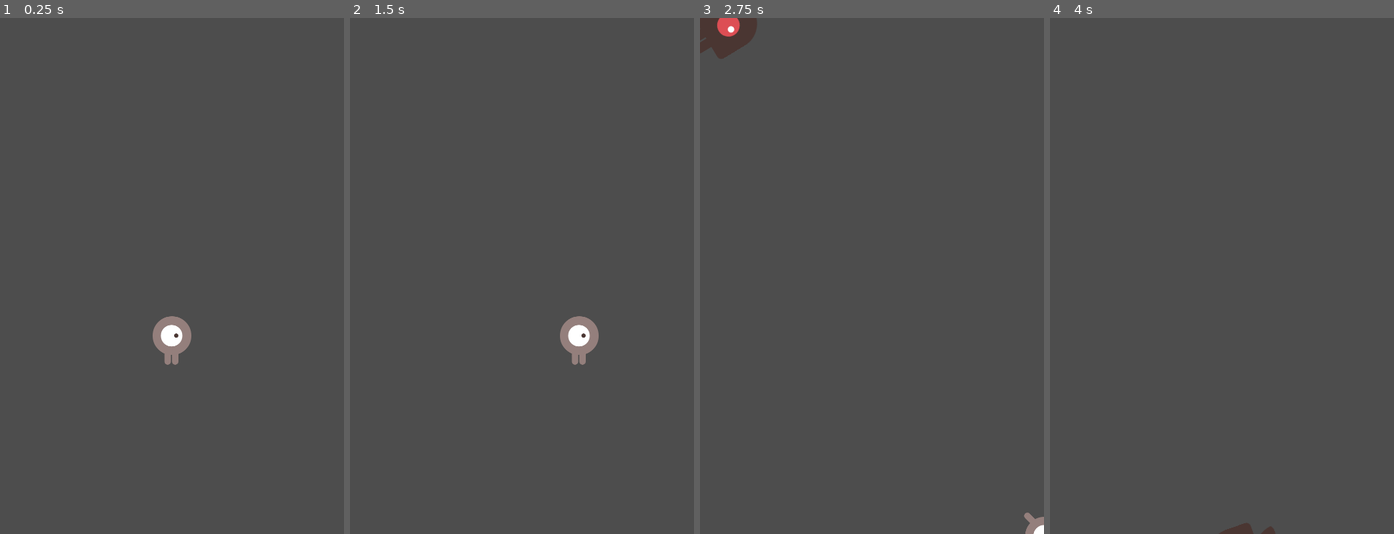
Above: before the commit, frames 1-4 (left to right).
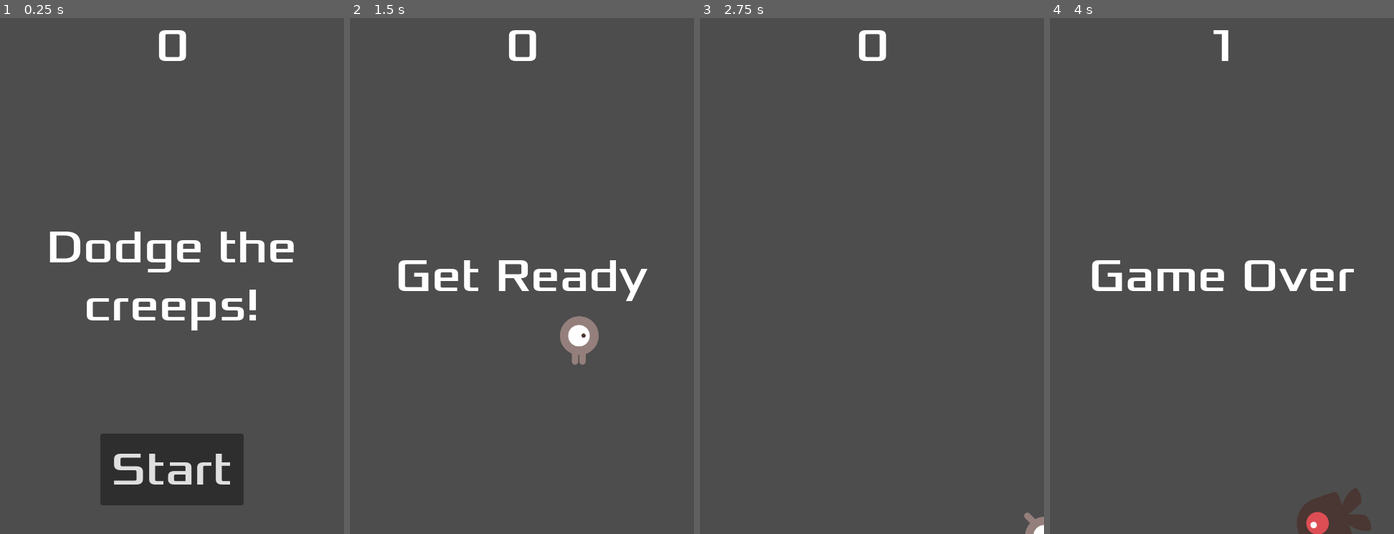
Above: after the commit, the same moments.

Repository: FerrisEvans/dodge-the-creeps
Game: Godot game, scene res://main.tscn
Same seed, same stepped clock (60 frames per second), same inputs: the game is played once before the commit and once after it.
Inputs (mouse positions are in pixels of both pictures, inside the frame that each line leads up to):
- Up to frame 1 (0.25 s): no input
- Up to frame 2 (1.5 s): click (522, 472) at 0.5 s, where only the run after the commit has a clickable "Start"; tap Enter at 1.25 s; hold Right (move_right) from 1.28 s (still down)
- Up to frame 3 (2.75 s): release Right (move_right) at 2.03 s; hold Down (move_down) from 2.03 s (still down)
- Up to frame 4 (4 s): release Down (move_down) at 2.78 s; hold Right (move_right) 2.78-3.53 s; hold Up (move_up) from 3.53 s (still down)

The runs differ from the first frame. In frame 1, 9.6% of the frame differs, in the area x 14-86%, y 2-95%; in frame 2, 2.1%; in frame 3, 1.3%; in frame 4, 3.3%.

Commit message:
feat: game complete

Diff:
--- /dev/null
+++ b/hud.gd
@@ -0,0 +1,38 @@
+extends CanvasLayer
+
+# Notifies `Main` node that the button has been pressed
+signal start_game
+
+func show_message(text):
+	$Message.text = text
+	$Message.show()
+	$MessageTimer.start()
+
+func show_game_over():
+	show_message("Game Over")
+	# Wait until the MessageTimer has counted down.
+	await $MessageTimer.timeout
+
+	$Message.text = "Dodge the Creeps!"
+	$Message.show()
+	# Make a one-shot timer and wait for it to finish.
+	await get_tree().create_timer(1.0).timeout
+	$StartButton.show()
+
+func update_score(score):
+	$ScoreLabel.text = str(score)
+
+func _on_start_button_pressed():
+	$StartButton.hide()
+	start_game.emit()
+
+func _on_message_timer_timeout():
+	$Message.hide()
+
+# Called when the node enters the scene tree for the first time.
+func _ready() -> void:
+	pass # Replace with function body.
+
+# Called every frame. 'delta' is the elapsed time since the previous frame.
+func _process(delta: float) -> void:
+	pass
--- /dev/null
+++ b/hud.tscn
@@ -0,0 +1,64 @@
+[gd_scene load_steps=3 format=3 uid="uid://deh685cwg4ija"]
+
+[ext_resource type="Script" path="res://hud.gd" id="1_0v1n8"]
+[ext_resource type="FontFile" uid="uid://chq0pqkg54iq4" path="res://fonts/Xolonium-Regular.ttf" id="2_xwnte"]
+
+[node name="HUD" type="CanvasLayer"]
+script = ExtResource("1_0v1n8")
+
+[node name="ScoreLabel" type="Label" parent="."]
+anchors_preset = 5
+anchor_left = 0.5
+anchor_right = 0.5
+offset_left = -22.5
+offset_right = 22.5
+offset_bottom = 78.0
+grow_horizontal = 2
+theme_override_fonts/font = ExtResource("2_xwnte")
+theme_override_font_sizes/font_size = 64
+text = "0"
+horizontal_alignment = 1
+vertical_alignment = 1
+
+[node name="Message" type="Label" parent="."]
+anchors_preset = 8
+anchor_left = 0.5
+anchor_top = 0.5
+anchor_right = 0.5
+anchor_bottom = 0.5
+offset_left = -240.0
+offset_top = -79.5
+offset_right = 240.0
+offset_bottom = 79.5
+grow_horizontal = 2
+grow_vertical = 2
+theme_override_fonts/font = ExtResource("2_xwnte")
+theme_override_font_sizes/font_size = 64
+text = "Dodge the
+creeps!"
+horizontal_alignment = 1
+vertical_alignment = 1
+autowrap_mode = 2
+
+[node name="StartButton" type="Button" parent="."]
+anchors_preset = 7
+anchor_left = 0.5
+anchor_top = 1.0
+anchor_right = 0.5
+anchor_bottom = 1.0
+offset_left = -100.0
+offset_top = -140.0
+offset_right = 100.0
+offset_bottom = -40.0
+grow_horizontal = 2
+grow_vertical = 0
+theme_override_fonts/font = ExtResource("2_xwnte")
+theme_override_font_sizes/font_size = 64
+text = "Start"
+
+[node name="MessageTimer" type="Timer" parent="."]
+wait_time = 2.0
+one_shot = true
+
+[connection signal="pressed" from="StartButton" to="." method="_on_start_button_pressed"]
+[connection signal="timeout" from="MessageTimer" to="." method="_on_message_timer_timeout"]
--- a/main.gd
+++ b/main.gd
@@ -6,7 +6,8 @@
 
 # Called when the node enters the scene tree for the first time.
 func _ready() -> void:
-	new_game()
+	# new_game()
+	pass
 
 
 # Called every frame. 'delta' is the elapsed time since the previous frame.
@@ -16,14 +17,18 @@
 func game_over():
 	$ScoreTimer.stop()
 	$MobTimer.stop()
+	$HUD.show_game_over()
 
 func new_game():
 	score = 0
 	$Player.start($StartPosition.position)
 	$StartTimer.start()
+	$HUD.update_score(score)
+	$HUD.show_message("Get Ready")
 
 func _on_score_timer_timeout():
 	score += 1
+	$HUD.update_score(score)
 
 func _on_start_timer_timeout():
 	$MobTimer.start()
--- a/main.tscn
+++ b/main.tscn
@@ -1,8 +1,9 @@
-[gd_scene load_steps=5 format=3 uid="uid://bneajba5gdgp8"]
+[gd_scene load_steps=6 format=3 uid="uid://bneajba5gdgp8"]
 
 [ext_resource type="Script" path="res://main.gd" id="1_8ep2a"]
 [ext_resource type="PackedScene" uid="uid://0yq5udef2elt" path="res://mob.tscn" id="2_pqejo"]
 [ext_resource type="PackedScene" uid="uid://m2gskt2t64dh" path="res://Player.tscn" id="3_o6euf"]
+[ext_resource type="PackedScene" uid="uid://deh685cwg4ija" path="res://hud.tscn" id="4_if4lp"]
 
 [sub_resource type="Curve2D" id="Curve2D_a2slq"]
 _data = {
@@ -33,7 +34,10 @@
 
 [node name="MobSpawnLocation" type="PathFollow2D" parent="MobPath"]
 
+[node name="HUD" parent="." instance=ExtResource("4_if4lp")]
+
 [connection signal="hit" from="Player" to="." method="game_over"]
 [connection signal="timeout" from="MobTimer" to="." method="_on_mob_timer_timeout"]
 [connection signal="timeout" from="StartTimer" to="." method="_on_start_timer_timeout"]
 [connection signal="timeout" from="ScoreTimer" to="." method="_on_score_timer_timeout"]
+[connection signal="start_game" from="HUD" to="." method="new_game"]
